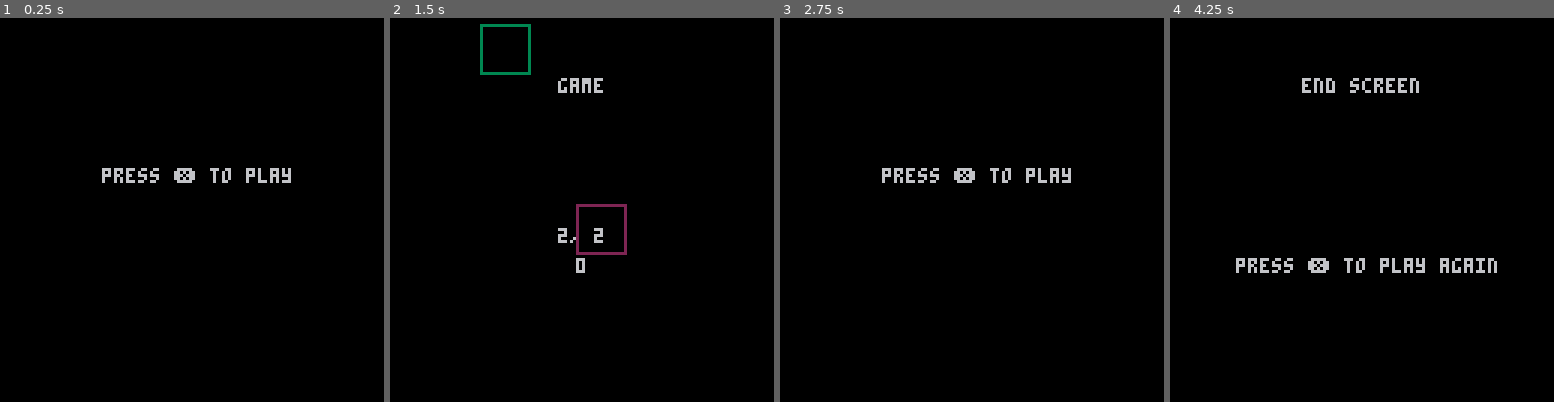
Above: before the commit, frames 1-4 (left to right).
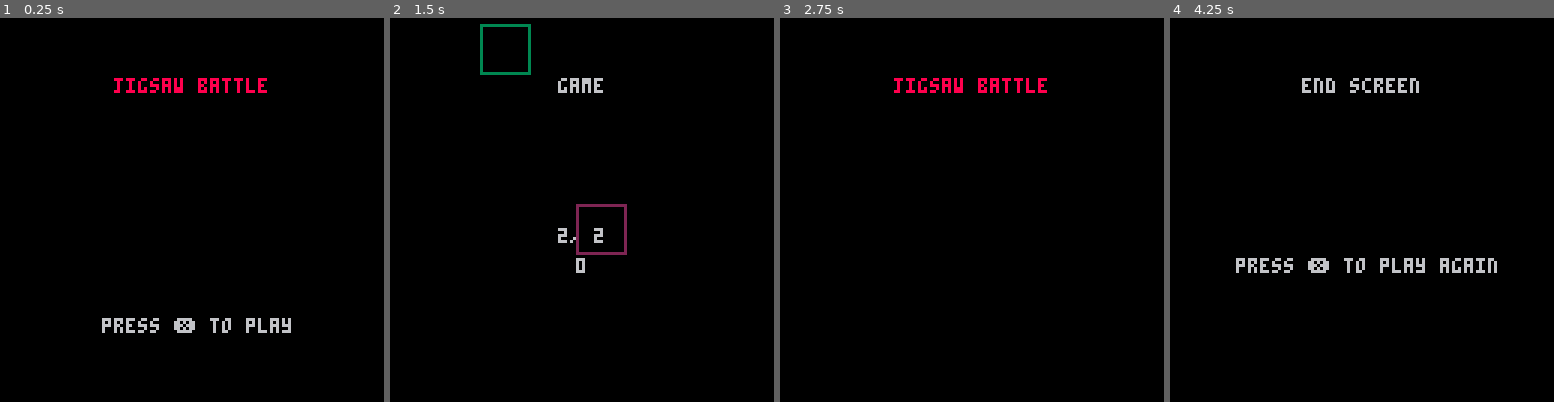
Above: after the commit, the same moments.

Repository: FelixEder/jigsaw-battle
Game: PICO-8 cartridge jigsaw-battle.p8
The game is run twice, just before and just after one commit, with the same random seed, the same clock (stepped at 60 frames per second) and the same inputs.
Inputs:
- Up to frame 1 (0.25 s): no input
- Up to frame 2 (1.5 s): tap X (X key) at 1.07 s
- Up to frame 3 (2.75 s): hold Left 1.97-2.37 s; tap X (X key) at 2.07, 2.4, 2.73 s; hold Down from 2.42 s (still down)
- Up to frame 4 (4.25 s): release Down at 2.82 s; hold Right 2.87-3.53 s; tap X (X key) every 0.33 s from 3.07 to 4.07 s; hold Up 3.58-4.08 s; hold Right from 4.13 s (still down)

The runs differ from the first frame. In frame 1, 2.3% of the frame differs, in the area x 26-76%, y 15-83%; in frame 2, nothing differs; in frame 3, 1.5%; in frame 4, nothing differs.

Commit message:
menu screen

Diff:
--- a/jigsaw-battle.p8
+++ b/jigsaw-battle.p8
@@ -42,7 +42,10 @@
 
 function menu_draw()
 	cls()
-	printc("press ❎ to play", 50)
+	printc("jigsaw battle", 20, 8)
+	if (flr(time() % 3) < 2) then
+		printc("press ❎ to play", 100)
+	end
 end
 -->8
 --scene_game
